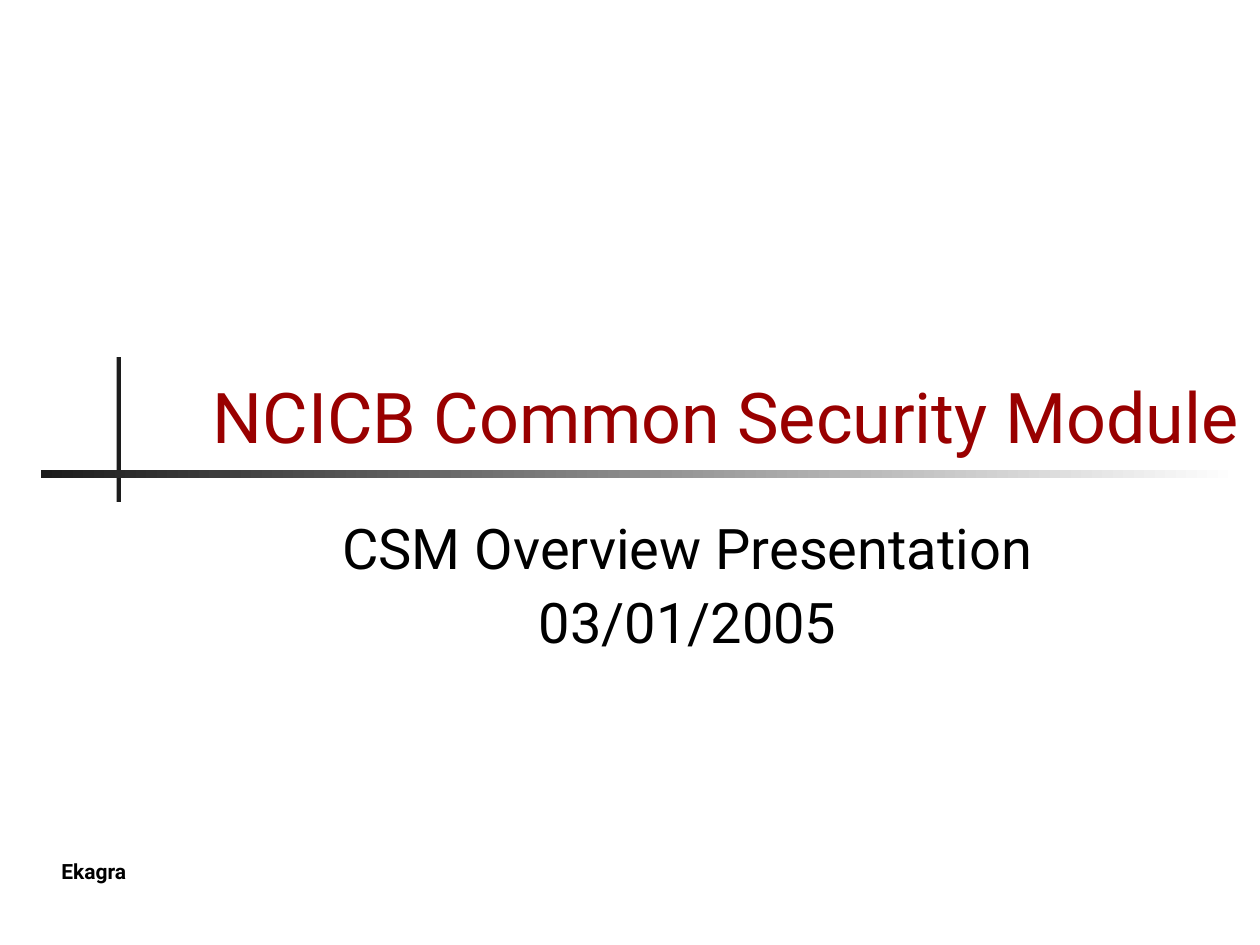
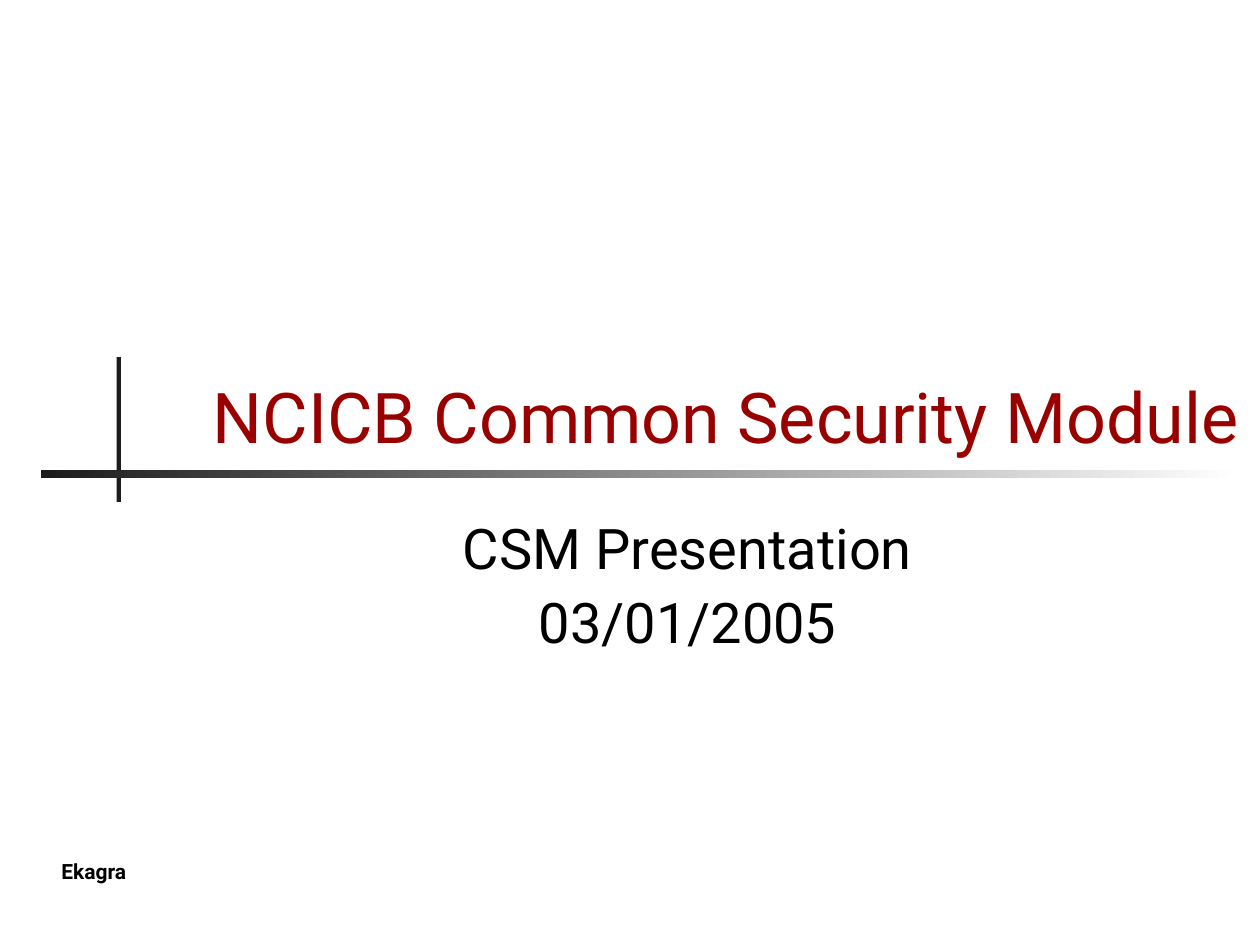
Before and after one commit to CBIIT/common-security-module-docs, a slide deck: slide 1 of CSM_Presentation.ppt. Drawn at 1260x945 pixels with LibreOffice and Linux fonts; fonts in the diff are those of the drawing; background and template pictures are left out. Boxes give left, top, right and bottom in pixels: in the first picture for what was removed or moved away, otherwise in the second. Text is boxed around its words. In the diff, an @@ line names an element or a change of style, - is before the commit and + after.

```diff
--- a/CSM_Presentation.ppt
+++ b/CSM_Presentation.ppt
@@ subtitle at (x1=463, y1=528, x2=912, y2=570): text changed @@
-CSM Overview Presentation
+CSM Presentation
```
Also in this commit, not shown: 6 other slides changed, 9 slides added, 1 slide removed.
